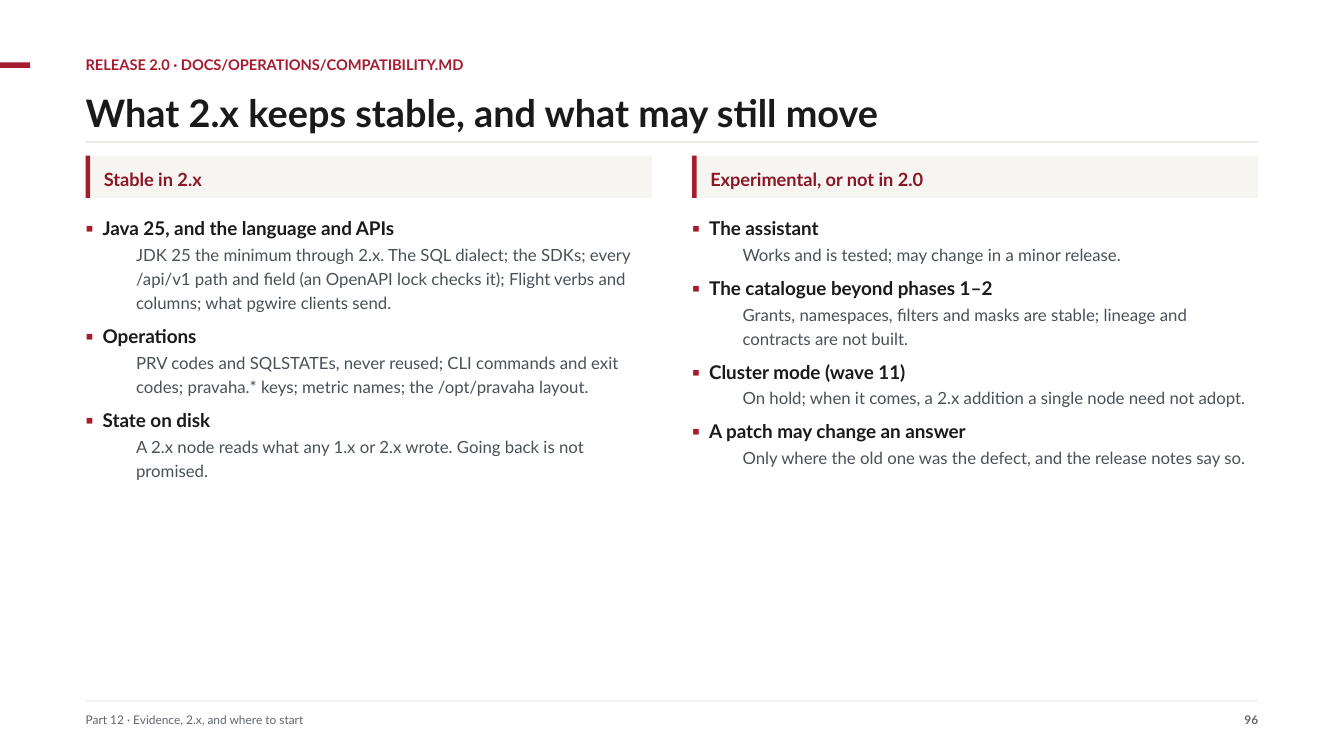
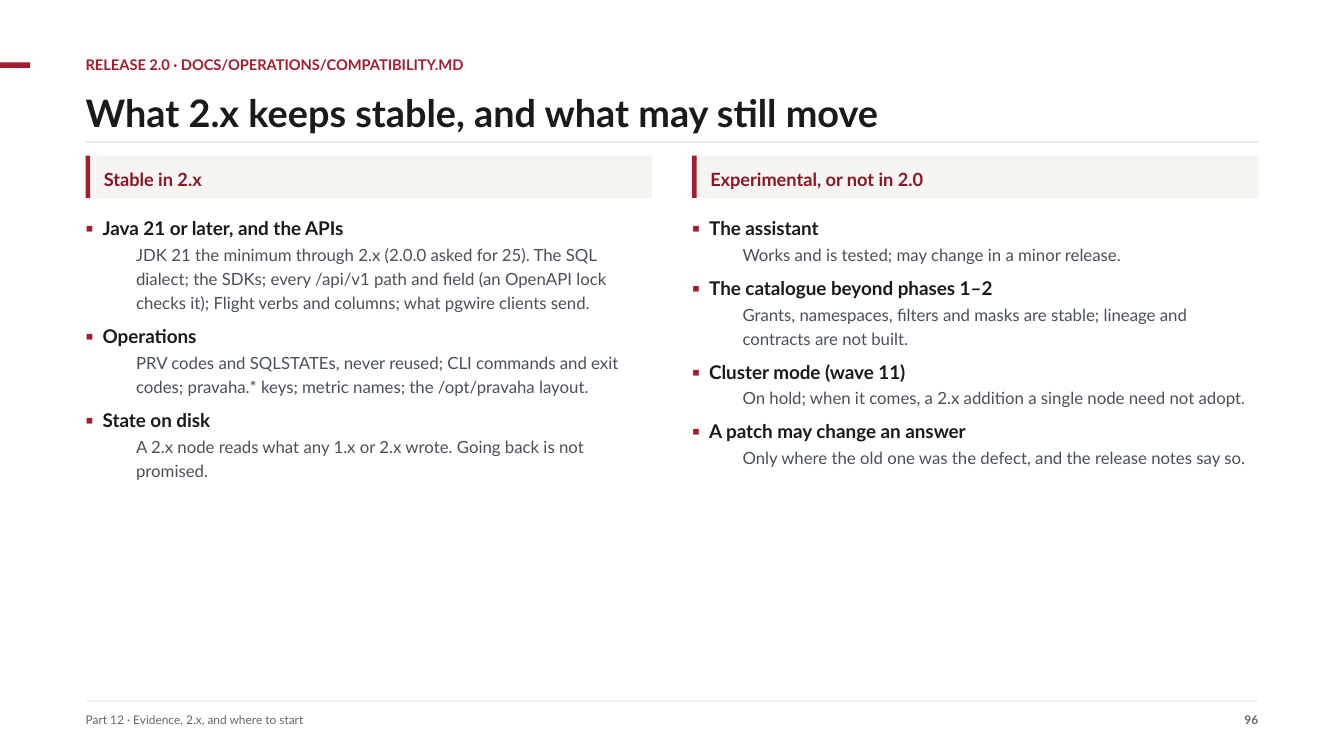
Before and after one commit to ajsinha/pravaha, a slide deck: slide 96 of docs/publications/Pravaha-Continuous-SQL-Engine-Design-and-Evidence.pptx. Drawn at 1344x756 pixels with LibreOffice and Linux fonts; fonts in the diff are those of the drawing. Boxes give left, top, right and bottom in pixels: in the first picture for what was removed or moved away, otherwise in the second. Text is boxed around its words. In the diff, an @@ line names an element or a change of style, - is before the commit and + after.

Commit message:
Docs: Java 21 or later wherever a document states the JDK as current
The README badge and release line, RESUME's JAVA_HOME, the ADR index row for ADR-001, TESTING's and
the without-Docker guide's environment (with how to install a JDK 21: apt openjdk-21-jdk, SDKMAN
21-tem; 25 works too), and the deck's 2.x slides (rebuilt; audit clean) said Java 25. The Medium post
and the paper keep 2.0 as released, with a line saying 2.3.0 relaxed the baseline (the post's page is
regenerated; the paper's PDF is not). Measurements taken on JDK 25 stay as recorded.

```diff
--- a/docs/publications/Pravaha-Continuous-SQL-Engine-Design-and-Evidence.pptx
+++ b/docs/publications/Pravaha-Continuous-SQL-Engine-Design-and-Evidence.pptx
@@ text at (103,221,606,312): text changed @@
-▪ Java 25, and the language and APIs
-  JDK 25 the minimum through 2.x. The SQL dialect; the SDKs; every /api/v1 path and field (an OpenAPI lock checks it); Flight verbs and columns; what pgwire clients send.
+▪ Java 21 or later, and the APIs
+  JDK 21 the minimum through 2.x (2.0.0 asked for 25). The SQL dialect; the SDKs; every /api/v1 path and field (an OpenAPI lock checks it); Flight verbs and columns; what pgwire clients send.
```
Also in this commit, not shown: 4 other slides changed, 15 other files.
